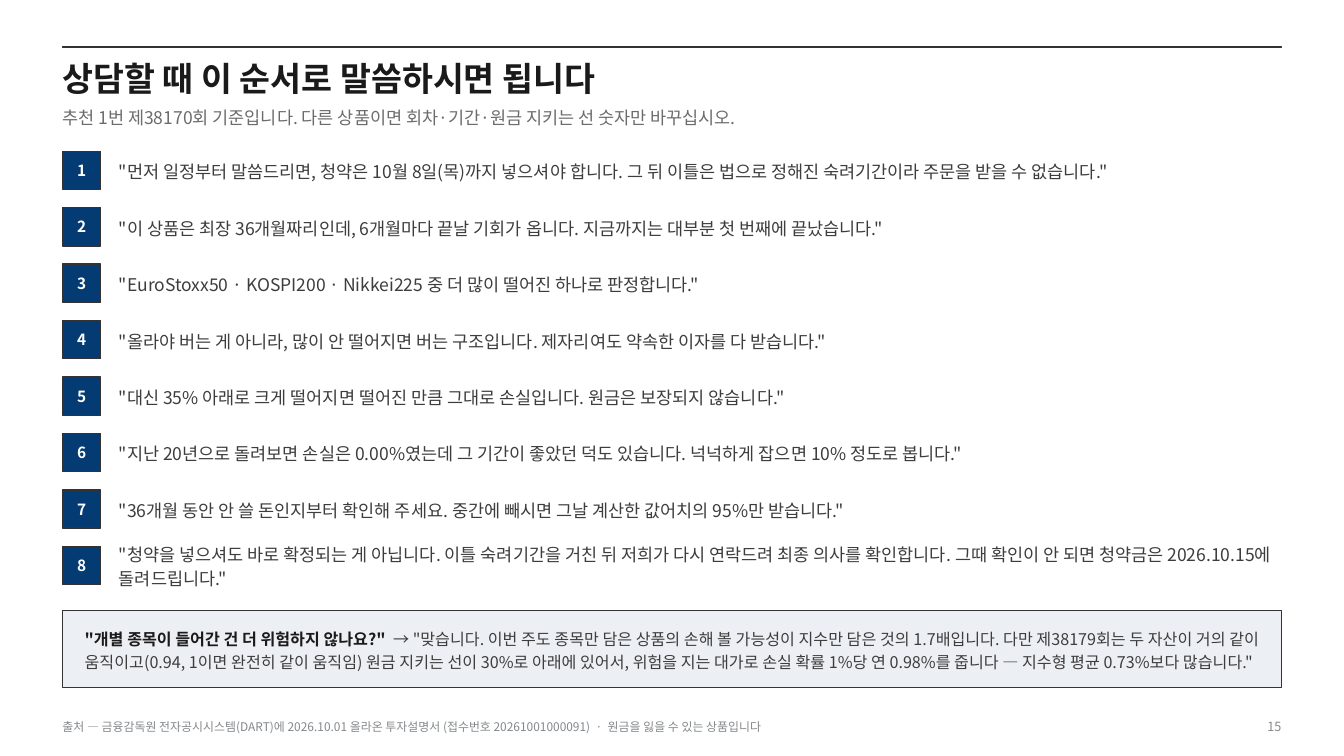
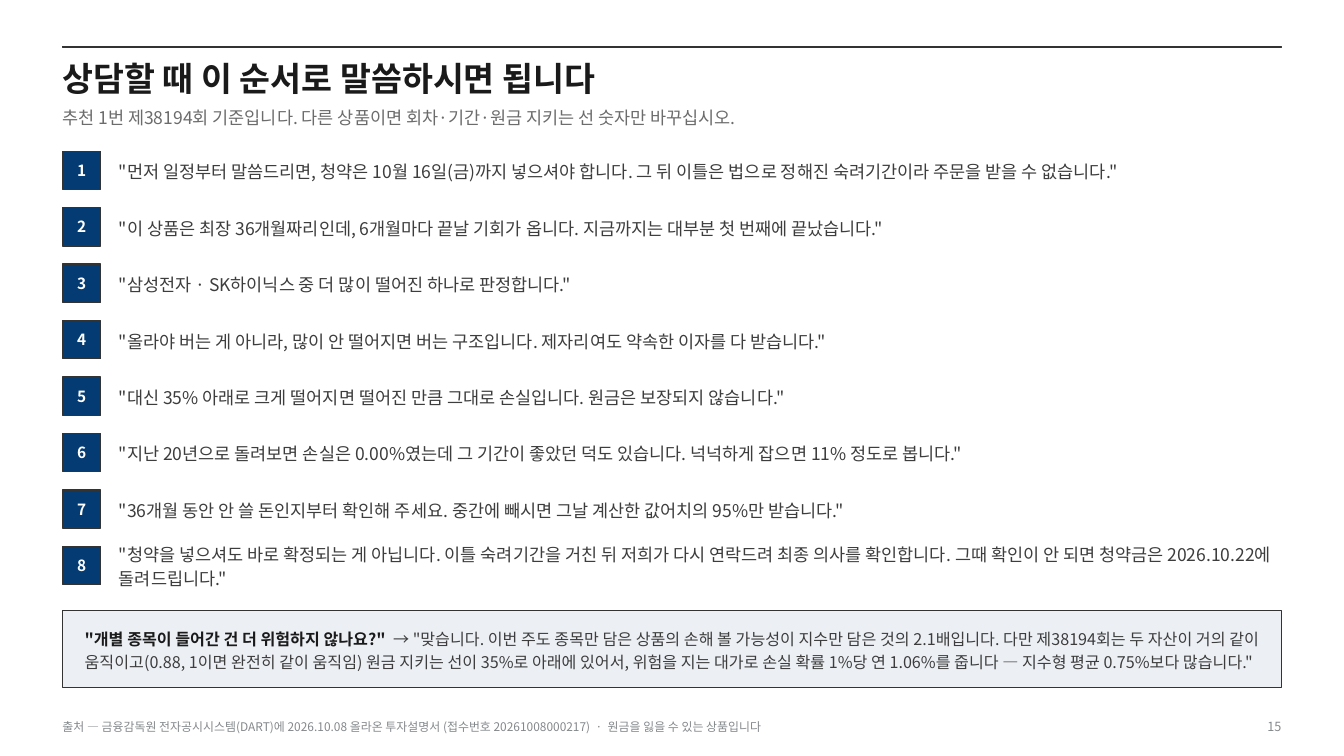
Before and after one commit to hanaroline/work_1, a slide deck: slide 15 of els-analysis-deck.pptx. Drawn at 1344x756 pixels with LibreOffice and Linux fonts; fonts in the diff are those of the drawing. Boxes give left, top, right and bottom in pixels: in the first picture for what was removed or moved away, otherwise in the second. Text is boxed around its words. In the diff, an @@ line names an element or a change of style, - is before the commit and + after.

```diff
--- a/els-analysis-deck.pptx
+++ b/els-analysis-deck.pptx
@@ text at [62,109,735,126]: text changed @@
-추천 1번 제38170회 기준입니다. 다른 상품이면 회차·기간·원금 지키는 선 숫자만 바꾸십시오.
+추천 1번 제38194회 기준입니다. 다른 상품이면 회차·기간·원금 지키는 선 숫자만 바꾸십시오.
@@ text at [119,163,1118,182]: text changed @@
-"먼저 일정부터 말씀드리면, 청약은 10월 8일(목)까지 넣으셔야 합니다. 그 뒤 이틀은 법으로 정해진 숙려기간이라 주문을 받을 수 없습니다."
+"먼저 일정부터 말씀드리면, 청약은 10월 16일(금)까지 넣으셔야 합니다. 그 뒤 이틀은 법으로 정해진 숙려기간이라 주문을 받을 수 없습니다."
@@ text at [119,276,571,293]: text changed @@
-"EuroStoxx50 · KOSPI200 · Nikkei225 중 더 많이 떨어진 하나로 판정합니다."
+"삼성전자 · SK하이닉스 중 더 많이 떨어진 하나로 판정합니다."
@@ text at [119,445,963,462]: text changed @@
-"지난 20년으로 돌려보면 손실은 0.00%였는데 그 기간이 좋았던 덕도 있습니다. 넉넉하게 잡으면 10% 정도로 봅니다."
+"지난 20년으로 돌려보면 손실은 0.00%였는데 그 기간이 좋았던 덕도 있습니다. 넉넉하게 잡으면 11% 정도로 봅니다."
@@ text at [119,546,1270,587]: text changed @@
-"청약을 넣으셔도 바로 확정되는 게 아닙니다. 이틀 숙려기간을 거친 뒤 저희가 다시 연락드려 최종 의사를 확인합니다. 그때 확인이 안 되면 청약금은 2026.10.15에 돌려드립니다."
+"청약을 넣으셔도 바로 확정되는 게 아닙니다. 이틀 숙려기간을 거친 뒤 저희가 다시 연락드려 최종 의사를 확인합니다. 그때 확인이 안 되면 청약금은 2026.10.22에 돌려드립니다."
@@ text at [85,631,1259,671]: text changed @@
-"개별 종목이 들어간 건 더 위험하지 않나요?" → "맞습니다. 이번 주도 종목만 담은 상품의 손해 볼 가능성이 지수만 담은 것의 1.7배입니다. 다만 제38179회는 두 자산이 거의 같이 움직이고(0.94, 1이면 완전히 같이 움직임) 원금 지키는 선이 30%로 아래에 있어서, 위험을 지는 대가로 손실 확률 1%당 연 0.98%를 줍니다 — 지수형 평균 0.73%보다 많습니다."
+"개별 종목이 들어간 건 더 위험하지 않나요?" → "맞습니다. 이번 주도 종목만 담은 상품의 손해 볼 가능성이 지수만 담은 것의 2.1배입니다. 다만 제38194회는 두 자산이 거의 같이 움직이고(0.88, 1이면 완전히 같이 움직임) 원금 지키는 선이 35%로 아래에 있어서, 위험을 지는 대가로 손실 확률 1%당 연 1.06%를 줍니다 — 지수형 평균 0.75%보다 많습니다."
@@ text at [62,721,761,733]: text changed @@
-출처 — 금융감독원 전자공시시스템(DART)에 2026.10.01 올라온 투자설명서 (접수번호 20261001000091) · 원금을 잃을 수 있는 상품입니다
+출처 — 금융감독원 전자공시시스템(DART)에 2026.10.08 올라온 투자설명서 (접수번호 20261008000217) · 원금을 잃을 수 있는 상품입니다
```
Also in this commit, not shown: 15 other slides changed, 23 other files.
